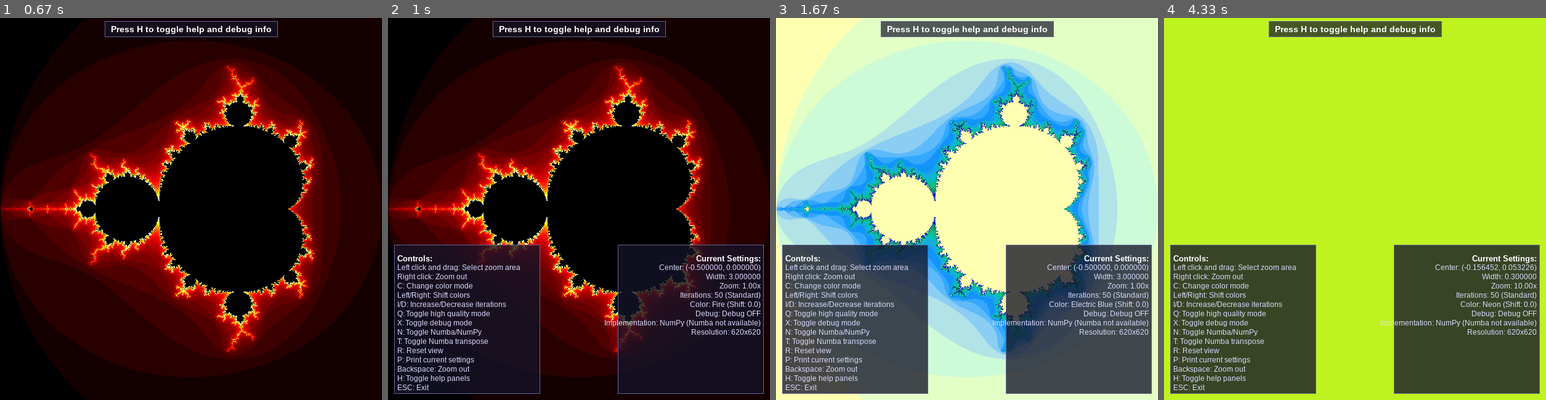
Above: before the commit, frames 1-4 (left to right).
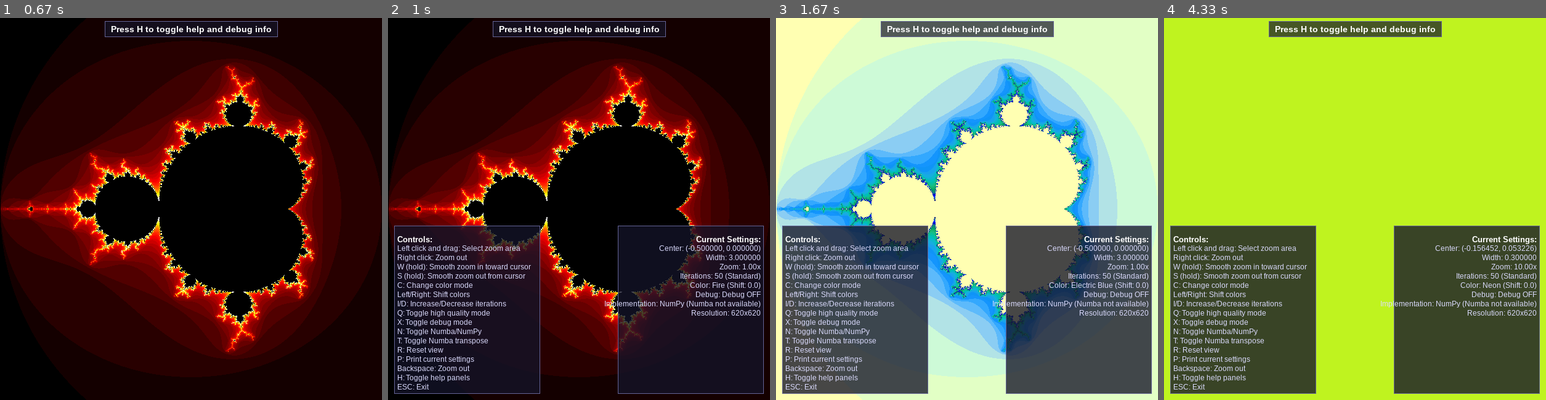
Above: after the commit, the same moments.

Repository: danadrianmirea/python-playground
Game: pygame game, started from mandelbrotViewer.py
The game is run twice, just before and just after one commit, with the same random seed, the same clock (stepped at 60 frames per second) and the same inputs.
Inputs (mouse positions are in pixels of both pictures, inside the frame that each line leads up to):
- Up to frame 1 (0.67 s): hold R from 0.33 s (still down); hold D from 0.33 s (still down); move the mouse to (175, 228) at 0.37 s
- Up to frame 2 (1 s): release R at 0.8 s; release D at 0.8 s; tap H at 0.83 s
- Up to frame 3 (1.67 s): tap C at 1.27 s
- Up to frame 4 (4.33 s): press the mouse at (1397, 209) at 1.97 s; move the mouse to (1397, 201) at 2.07 s; release the mouse at (1400, 197) at 2.2 s; hold C 2.77-3.27 s; hold D 2.77-3.27 s; move the mouse to (1293, 82) at 2.8 s; tap C at 3.3 s; hold C from 4.1 s (still down); hold D from 4.1 s (still down); move the mouse to (1416, 67) at 4.13 s

Frame 1 is identical in both runs. In frame 2, 8.4% of the frame differs, in the area x 1-99%, y 54-98%; in frame 3, 8.3%; in frame 4, 8.4%.

Commit message:
add gitignore, zoom code

Diff:
--- a/mandelbrotViewer.py
+++ b/mandelbrotViewer.py
@@ -126,6 +126,12 @@
     # Cache for color lookup tables
     color_lookup_cache = {}
 
+    # Smooth zoom settings
+    smooth_zooming = False
+    smooth_zoom_factor = 1.02  # Per-frame zoom factor (1.02 = 2% closer per frame)
+    smooth_zoom_out = False    # Flag to indicate if we're zooming out instead of in
+    mouse_pos = (WIDTH // 2, HEIGHT // 2)  # Default to center of screen
+
     # Zoom history stack to store previous viewports
     zoom_history = []
     # Store initial view as the first item in history
@@ -682,6 +688,8 @@
             "Controls:",
             "Left click and drag: Select zoom area",
             "Right click: Zoom out",
+            "W (hold): Smooth zoom in toward cursor",
+            "S (hold): Smooth zoom out from cursor",
             "C: Change color mode",
             "Left/Right: Shift colors",
             "I/D: Increase/Decrease iterations",
@@ -1142,6 +1150,53 @@
 
         print("View reset to initial state")
 
+    def smooth_zoom_to_cursor():
+        """Perform a smooth zoom step centered on the current mouse position"""
+        global x_min, x_max, y_min, y_max, current_pixels
+
+        # Get the current width and height in the complex plane
+        width = x_max - x_min
+        height = y_max - y_min
+
+        # Map mouse position to complex coordinates
+        cx = x_min + width * mouse_pos[0] / WIDTH
+        cy = y_max - height * mouse_pos[1] / HEIGHT
+
+        # Calculate new bounds with a small zoom step
+        # The zoom factor is applied relative to the cursor position
+        if smooth_zoom_out:
+            # When zooming out, multiply by the factor instead of dividing
+            new_width = width * smooth_zoom_factor
+            new_height = height * smooth_zoom_factor
+        else:
+            # Normal zoom in
+            new_width = width / smooth_zoom_factor
+            new_height = height / smooth_zoom_factor
+
+        # Calculate new bounds while keeping the cursor point at the same relative position
+        # We need to maintain the ratio between cursor position and the edge distances
+        cursor_ratio_x = (cx - x_min) / width
+        cursor_ratio_y = (y_max - cy) / height
+
+        # Apply ratios to calculate new bounds
+        new_x_min = cx - new_width * cursor_ratio_x
+        new_x_max = new_x_min + new_width
+        new_y_max = cy + new_height * cursor_ratio_y
+        new_y_min = new_y_max - new_height
+
+        # Apply the new bounds
+        x_min, x_max = new_x_min, new_x_max
+        y_min, y_max = new_y_min, new_y_max
+
+        # Reset current pixels to force recalculation
+        current_pixels = None
+
+        # In debug mode, log the new coordinates
+        if debug_coordinates:
+            zoom_type = "out" if smooth_zoom_out else "in"
+            print(f"Smooth zoom {zoom_type} to: ({cx:.6f}, {cy:.6f})")
+            print(f"New bounds: x=[{x_min:.6f}, {x_max:.6f}], y=[{y_min:.6f}, {y_max:.6f}]")
+
     # Print a message indicating successful initialization
     print("Mandelbrot Viewer successfully initialized...")
 
@@ -1153,7 +1208,30 @@
     current_pixels = None
     draw_mandelbrot()
 
+    # Save history at regular intervals during smooth zoom
+    smooth_zoom_history_counter = 0
+    smooth_zoom_history_interval = 30  # Save every 30 frames of smooth zooming
+
     while running:
+        # Check if we're in smooth zoom mode and W or S key is still pressed
+        # Get the mouse position before handling events
+        if smooth_zooming:
+            mouse_pos = pygame.mouse.get_pos()
+            smooth_zoom_to_cursor()
+
+            # Update the display
+            update_mandelbrot()
+
+            # Save zoom history periodically during smooth zoom
+            smooth_zoom_history_counter += 1
+            if smooth_zoom_history_counter >= smooth_zoom_history_interval:
+                smooth_zoom_history_counter = 0
+                # Save current view to history
+                zoom_history.append((x_min, x_max, y_min, y_max, max_iter))
+                # Limit history size
+                if len(zoom_history) > 50:
+                    zoom_history.pop(0)
+
         for event in pygame.event.get():
             if event.type == pygame.QUIT:
                 running = False
@@ -1192,6 +1270,10 @@
                         start_pos = None
                         current_pos = None
             elif event.type == pygame.MOUSEMOTION:
+                # Always update mouse position for smooth zoom
+                mouse_pos = event.pos
+
+                # Handle rectangle drawing
                 if drawing:
                     current_pos = event.pos
                     # Draw the selection rectangle without recalculating the Mandelbrot set
@@ -1203,7 +1285,31 @@
                     start_pos = None
                     current_pos = None
 
-                if event.key == pygame.K_c:
+                if event.key == pygame.K_w:
+                    # Start smooth zooming in when W key is pressed
+                    smooth_zooming = True
+                    smooth_zoom_out = False  # Ensure we're zooming in
+                    mouse_pos = pygame.mouse.get_pos()
+                    smooth_zoom_history_counter = 0
+
+                    # Save current view to history before starting smooth zoom
+                    zoom_history.append((x_min, x_max, y_min, y_max, max_iter))
+                    # Limit history size
+                    if len(zoom_history) > 50:
+                        zoom_history.pop(0)
+                elif event.key == pygame.K_s:
+                    # Start smooth zooming out when S key is pressed
+                    smooth_zooming = True
+                    smooth_zoom_out = True  # We're zooming out
+                    mouse_pos = pygame.mouse.get_pos()
+                    smooth_zoom_history_counter = 0
+
+                    # Save current view to history before starting smooth zoom
+                    zoom_history.append((x_min, x_max, y_min, y_max, max_iter))
+                    # Limit history size
+                    if len(zoom_history) > 50:
+                        zoom_history.pop(0)
+                elif event.key == pygame.K_c:
                     # Change color mode
                     color_mode = (color_mode + 1) % 9
                     draw_mandelbrot()
@@ -1252,6 +1358,10 @@
                 elif event.key == pygame.K_r:
                     # Reset view
                     reset_view()
+            elif event.type == pygame.KEYUP:
+                if event.key == pygame.K_w or event.key == pygame.K_s:
+                    # Stop smooth zooming when W or S key is released
+                    smooth_zooming = False
 
         # Limit the frame rate
         clock.tick(30)
Not shown, added: .gitignore
